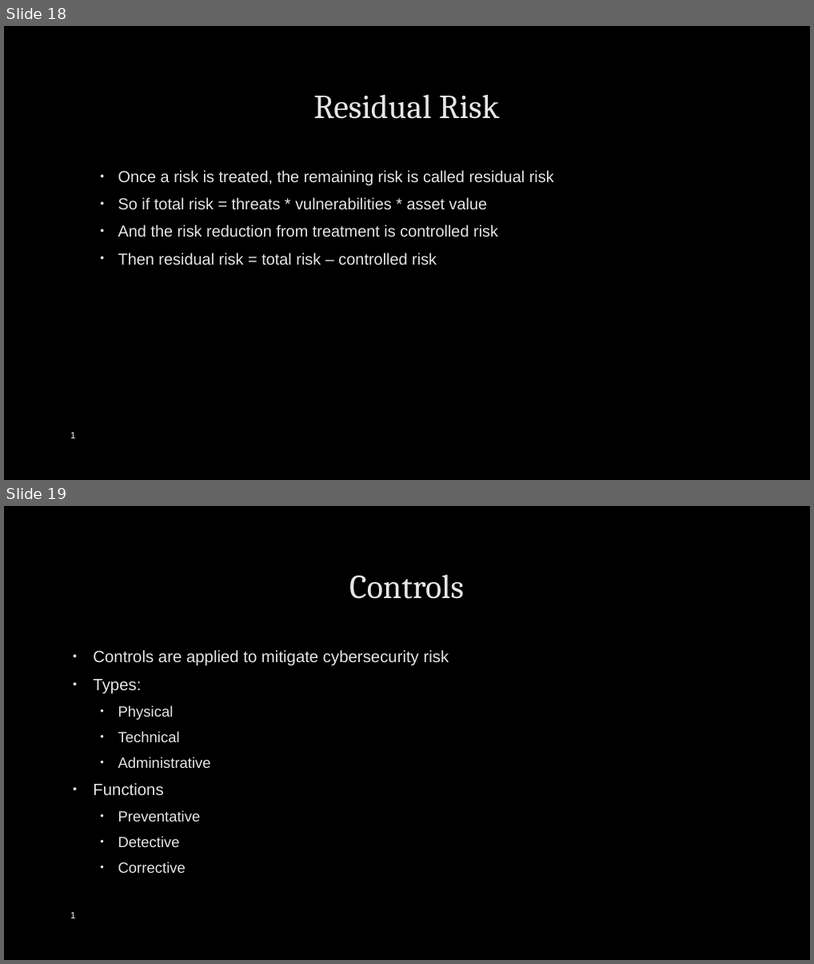
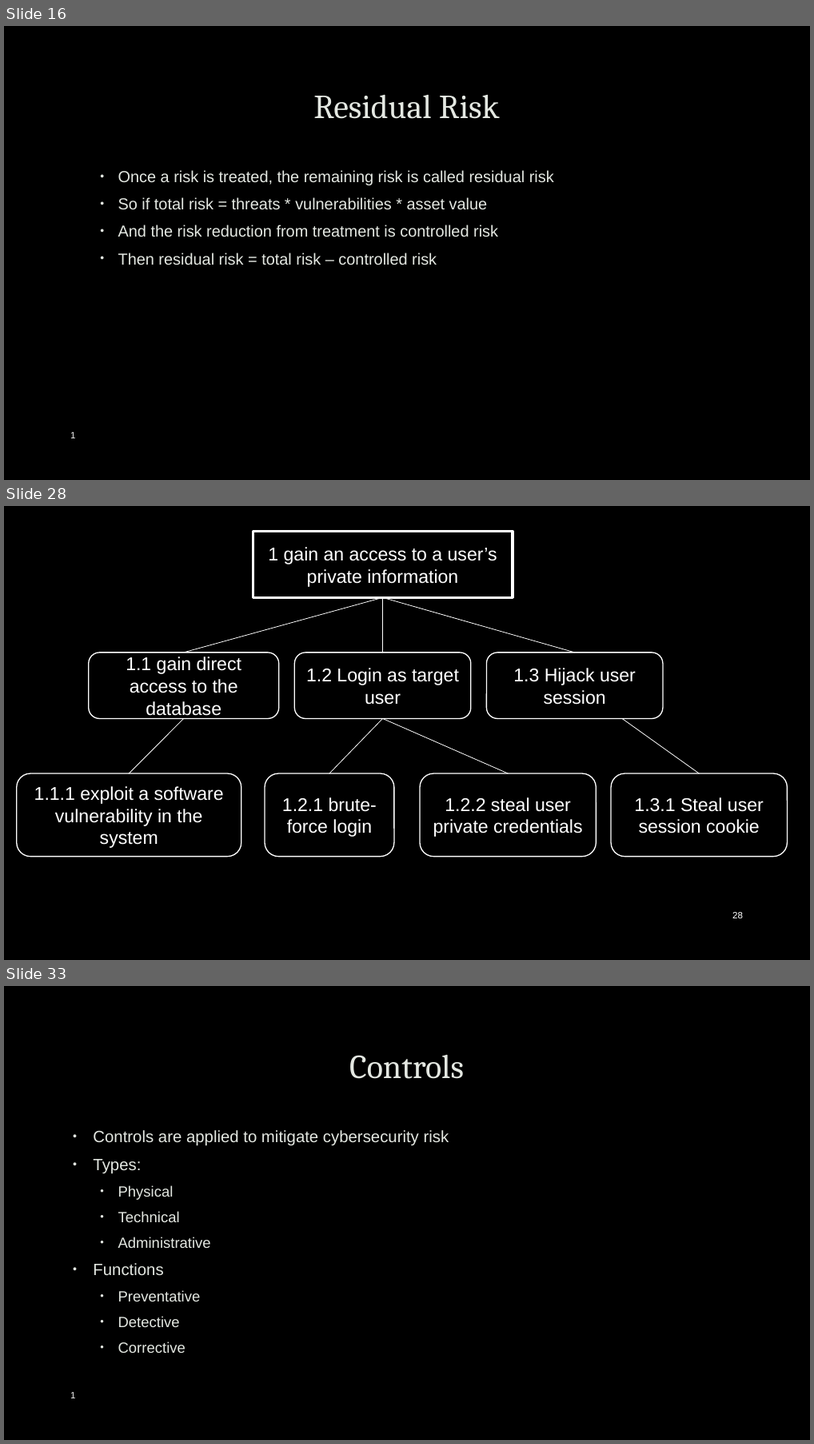
Before and after one commit to robert-mcknight/citx1003, a slide deck: cits1003-lecture_slides/CITS1003-7 Security Management.pptx. Shown one above the other, each under a label of ours: slides 18 and 19 before the commit, slides 16, 28 and 33 after it; the slides between them are not shown. The pictures are 814x964 and 814x1444 pixels, drawn with LibreOffice and Linux fonts; fonts in the diff are those of the drawing; background and template pictures are left out. Boxes give left, top, right and bottom in pixels: in the first picture for what was removed or moved away, otherwise in the second. Text is boxed around its words. In the diff, an @@ line names an element or a change of style, - is before the commit and + after.

```diff
--- a/cits1003-lecture_slides/CITS1003-7 Security Management.pptx
+++ b/cits1003-lecture_slides/CITS1003-7 Security Management.pptx
@@ slide 28 added at (4,506,810,960), background picture (left out) @@
@@ rectangle added at (254,532,514,597), fill #000000, outline #FFFFFF 3 pt, 22 pt, text #FFFFFF @@
+1 gain an access to a user’s private information
@@ line added from (382, 597) to (184, 652), #FFFFFF 0.75 pt @@
@@ line added from (382, 597) to (382, 652), #FFFFFF 0.75 pt @@
@@ line added from (382, 597) to (575, 652), #FFFFFF 0.75 pt @@
@@ rounded rectangle added at (89,652,279,718), fill #000000, outline #FFFFFF 1.25 pt, 22 pt, text #FFFFFF @@
+1.1 gain direct access to the database
@@ rounded rectangle added at (295,652,472,718), fill #000000, outline #FFFFFF 1.25 pt, 22 pt, text #FFFFFF @@
+1.2 Login as target user
@@ rounded rectangle added at (486,652,663,718), fill #000000, outline #FFFFFF 1.25 pt, 22 pt, text #FFFFFF @@
+1.3 Hijack user session
@@ line added from (184, 718) to (130, 773), #FFFFFF 0.75 pt @@
@@ line added from (382, 718) to (330, 773), #FFFFFF 0.75 pt @@
@@ line added from (382, 718) to (509, 773), #FFFFFF 0.75 pt @@
@@ line added from (623, 718) to (700, 773), #FFFFFF 0.75 pt @@
@@ rounded rectangle added at (17,773,242,856), fill #000000, outline #FFFFFF 1.25 pt, 22 pt, text #FFFFFF @@
+1.1.1 exploit a software vulnerability in the system
@@ rounded rectangle added at (265,773,394,856), fill #000000, outline #FFFFFF 1.25 pt, 22 pt, text #FFFFFF @@
+1.2.1 brute-force login
@@ rounded rectangle added at (420,773,596,856), fill #000000, outline #FFFFFF 1.25 pt, 22 pt, text #FFFFFF @@
+1.2.2 steal user private credentials
@@ rounded rectangle added at (611,773,787,856), fill #000000, outline #FFFFFF 1.25 pt, 22 pt, text #FFFFFF @@
+1.3.1 Steal user session cookie
@@ page number added at (733,912,743,918), 11 pt, text #FFFFFF @@
+28
@@ what was slide 18 is now slide 16 @@
@@ what was slide 19 is now slide 33 @@
```
Also in this commit, not shown: 1 slide changed, 15 other slides added, 2 slides removed, 3 other files.
